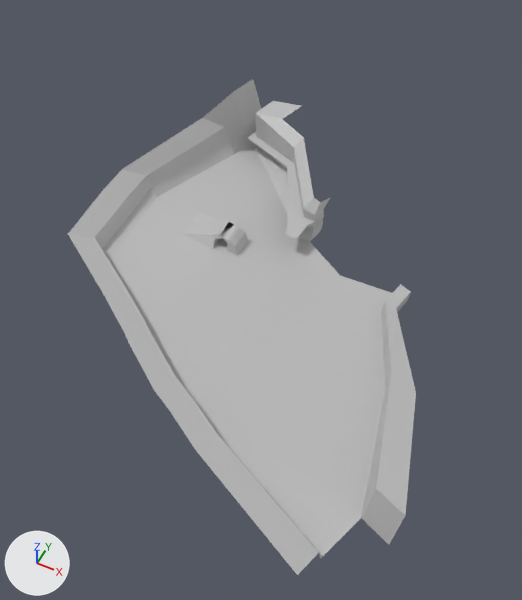
A saved change to the FBX model Assets/Terrain/terrain_W1A2.fbx.
Both versions are drawn from a 50 mm camera at (-128.0, -916.0, 311.0) aimed at (-244.0, -684.0, 22.0). The lights are fixed; the arrows at lower left show +X, +Y and +Z. Where no turn or scale is listed for an object, it has been applied to the vertices.

Objects in the first picture: 'W1A2_mesh'.
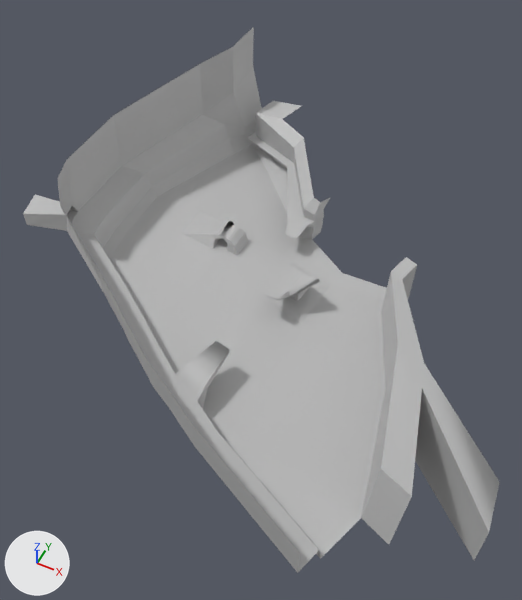
Changed parts and their boxes [x1, y1, x2, y2] in the pictures (522 x 600 px):
'W1A2_mesh', reshaped (37% wider, 10% taller): before [68, 79, 416, 575]; after [23, 27, 500, 573]

The change, as a list of edits to the scene's bpy script:
```text
Change me_mesh:
    used by ob_w1a2_mesh; location = (0.0, 0.0, 0.0)
    remove me_mesh.from_pydata(...)  # 198 vertices, 174 faces; spans x -370.0..-135.0, y -813.0..-520.0, z 1.0..42.0
    add me_mesh.from_pydata(...)  # 286 vertices, 257 faces; spans x -393.0..-102.0, y -813.0..-519.0, z -2.0..79.0
    me_mesh part 1
    3 vertices are removed from x -369.0..-152.0, y -705.0..-651.0, z 7.0..26.0
    22 faces are deleted
    10 vertices in x -370.0..-164.0, y -813.0..-619.0, z 16.0..31.0 move by (0.0, 0.0, 2.0)
    9 vertices in x -354.0..-161.0, y -799.0..-553.0, z 19.0..30.0 move by (0.0, 0.0, 3.0)
    4 vertices in x -187.0..-151.0, y -703.0..-643.0, z 9.0..20.0 move by (0.0, 0.0, 24.0)
    3 vertices in x -219.0..-177.0, y -631.0..-628.0, z 1.0 move by (0.0, 4.0, -2.0)
    16 vertices move from x -357.0..-135.0, y -773.0..-520.0, z 1.0..41.0 to x -357.0..-135.0, y -773.0..-520.0, z -1.0..52.0
    77 vertices are added at x -393.0..-102.0, y -770.0..-519.0, z -2.0..79.0
    7 new vertices lie (0.0, 0.0, 9.0) away from vertices in x -370.0..-164.0, y -813.0..-541.0, z 26.0..42.0
    7 new vertices lie (0.0, 0.0, 10.0) away from vertices in x -370.0..-164.0, y -813.0..-541.0, z 37.0..51.0
    105 new faces join them
```
